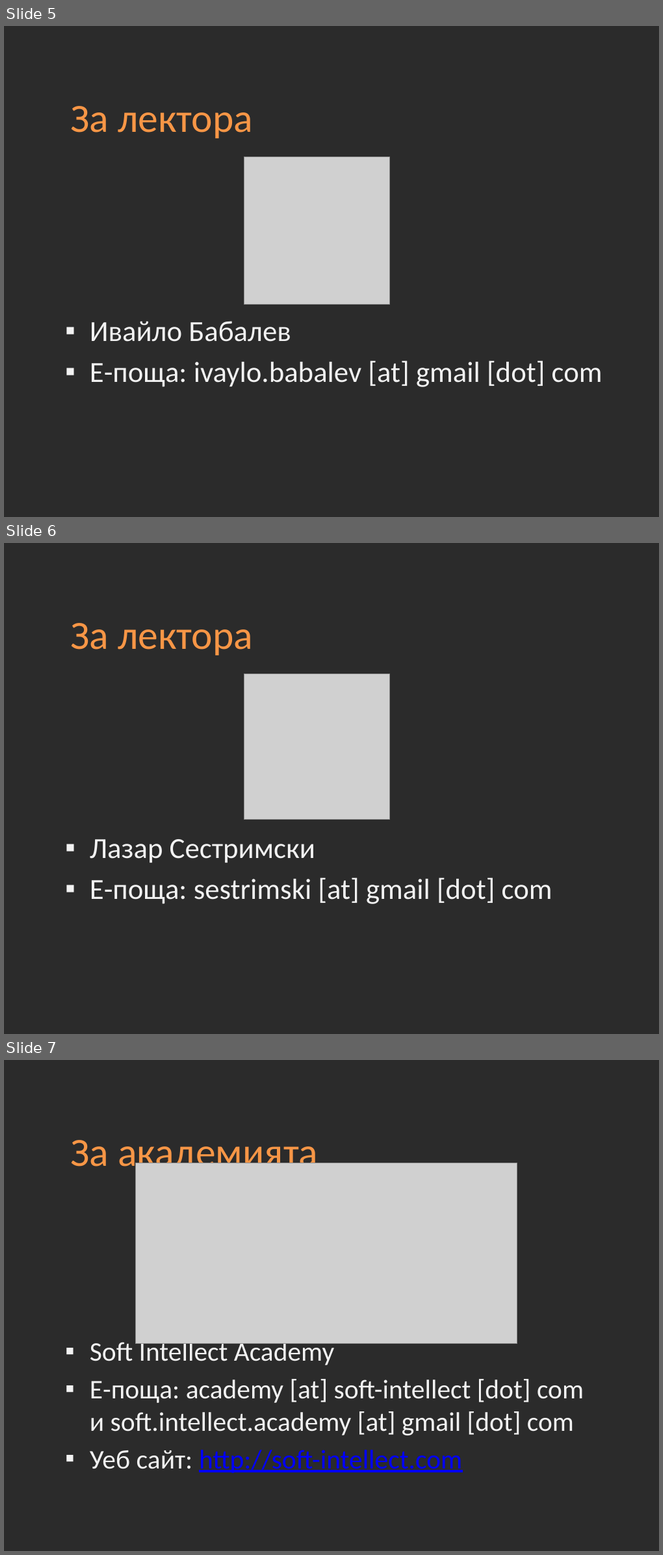
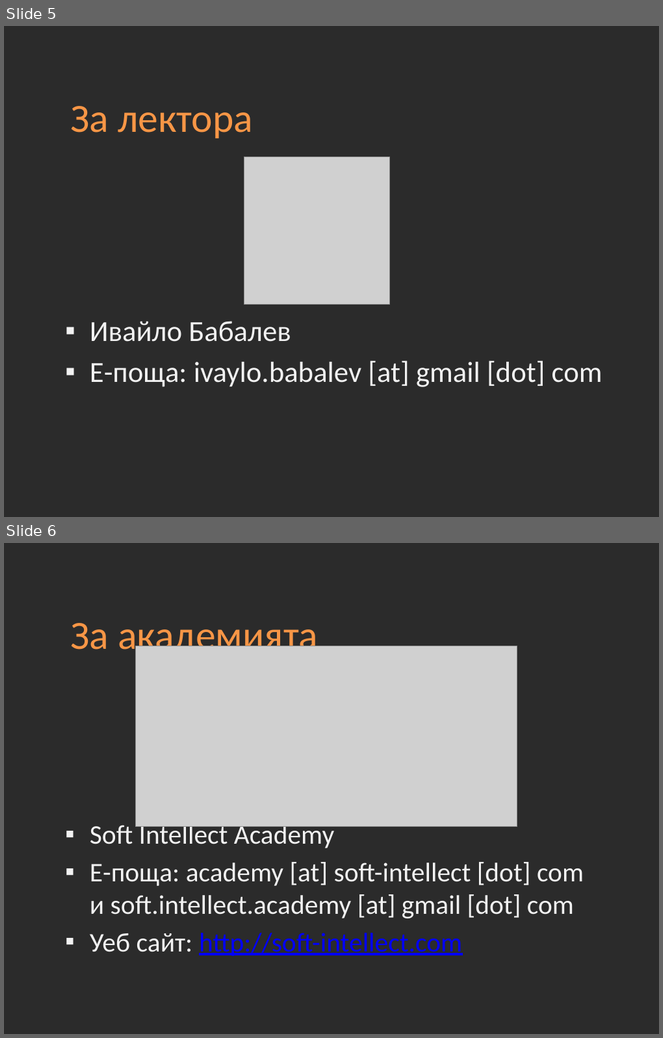
Before and after one commit to Academy-Soft-Intellect/Introduction-Into-Programming-Online, a slide deck: 01-Introduction-into-Course.pptx. Shown one above the other, each under a label of ours: slides 5, 6 and 7 before the commit, slides 5 and 6 after it. The pictures are 663x1555 and 663x1038 pixels, drawn with LibreOffice and Linux fonts; fonts in the diff are those of the drawing; grey boxes stand for pictures; background and template pictures are left out; a plain dark background stands for a picture behind light text. Boxes give left, top, right and bottom in pixels: in the first picture for what was removed or moved away, otherwise in the second. Text is boxed around its words. In the diff, an @@ line names an element or a change of style, - is before the commit and + after.

Commit message:
Update

```diff
--- a/01-Introduction-into-Course.pptx
+++ b/01-Introduction-into-Course.pptx
@@ slide 6 removed at bbox=[4, 543, 659, 1034], background picture (left out) @@
@@ title removed at bbox=[70, 623, 253, 655] @@
-За лектора
@@ picture removed at bbox=[244, 674, 390, 819] @@
@@ text removed at bbox=[90, 839, 553, 904] @@
-▪ Лазар Сестримски
-▪ Е-поща: sestrimski [at] gmail [dot] com
@@ what was slide 7 is now slide 6 @@
```
